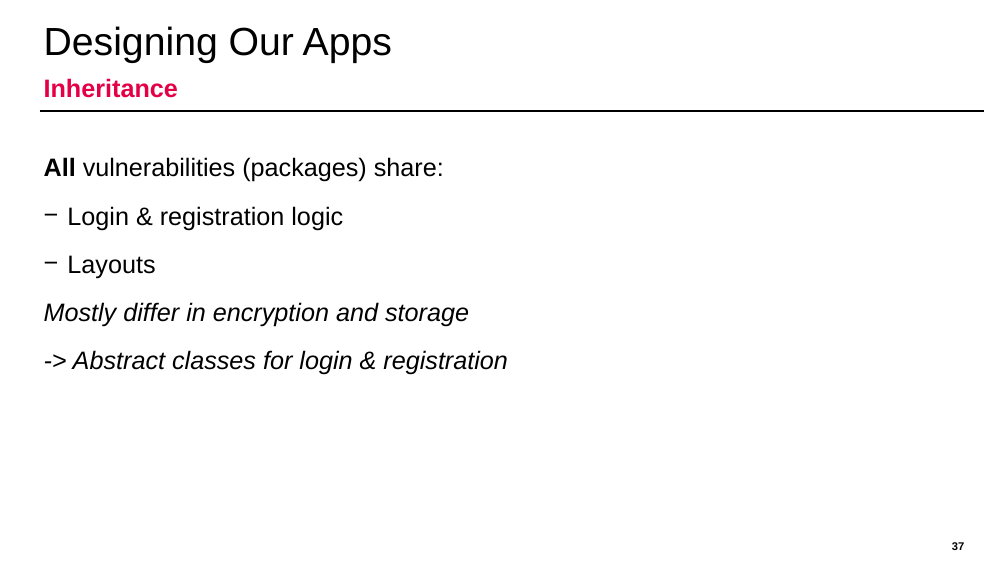
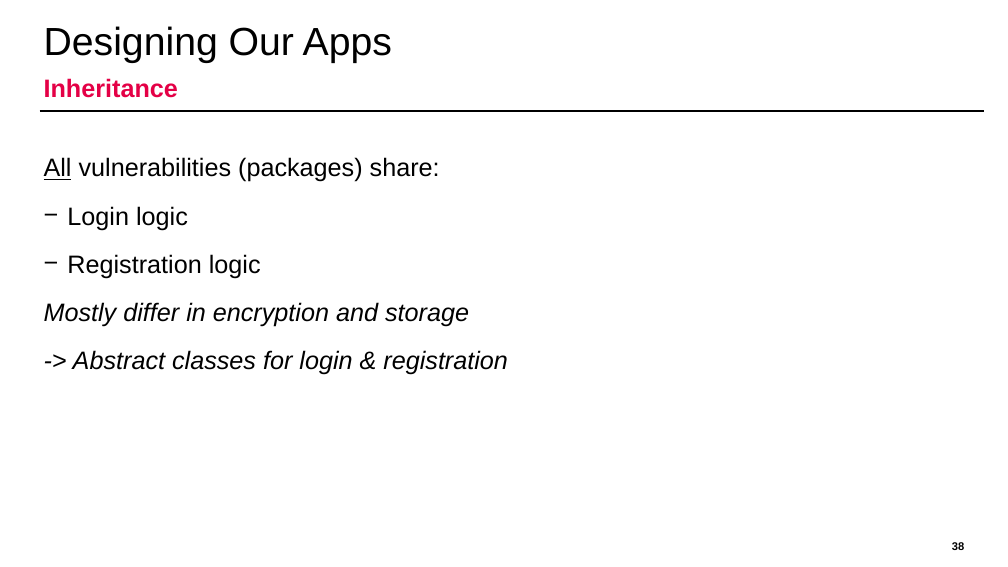
Before and after one commit to domi-cmd/Reference_Application_for_OWASP_MASTG, a slide deck: slide 38 of dev_documents/presentation/ba_thesis_presentation_kronig.pptx (slide 37 before the commit). Drawn at 1008x567 pixels with LibreOffice and Linux fonts; fonts in the diff are those of the drawing; background and template pictures are left out. Boxes give left, top, right and bottom in pixels: in the first picture for what was removed or moved away, otherwise in the second. Text is boxed around its words. In the diff, an @@ line names an element or a change of style, - is before the commit and + after.

```diff
--- a/dev_documents/presentation/ba_thesis_presentation_kronig.pptx
+++ b/dev_documents/presentation/ba_thesis_presentation_kronig.pptx
@@ text at bbox=[44, 157, 440, 182]: bold off, underline on in "All" @@
@@ text at bbox=[67, 206, 261, 278]: text changed @@
-− Login & registration logic
-− Layouts
+− Login logic
+− Registration logic
@@ page number at bbox=[952, 541, 964, 552]: text changed @@
-37
+38
```
Also in this commit, not shown: 3 other slides changed, 1 slide added, 1 slide removed, 1 other file.
